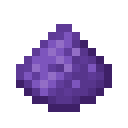
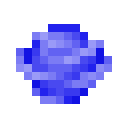
Revision of a layered 128 × 128 image; what changed, layer by layer:
added layer "water_charge" above "earth_charge" over bbox(16, 24, 112, 104)
renamed "aaa" to "elemental_powder", hid it over bbox(16, 24, 112, 112)
